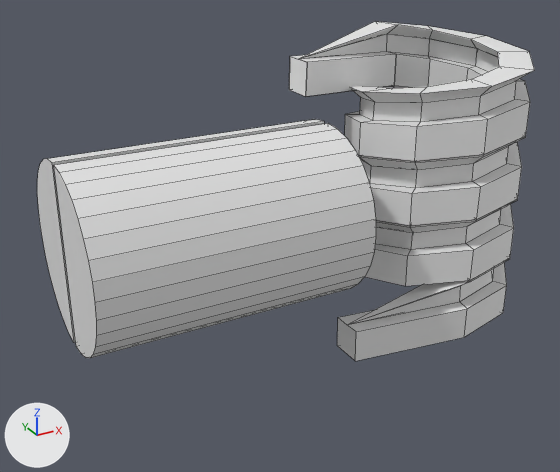
Two versions of the Blender file hand-tool/uncut spring.blend, one commit apart.
The view is the same before and after, from a 50 mm lens placed at (-142.4, -167.4, 119.8), pointed at (-49.6, 1.2, 35.4). Every picture has the same lights, and +X, +Y and +Z are marked at lower left. Mesh edges are drawn as thin lines.
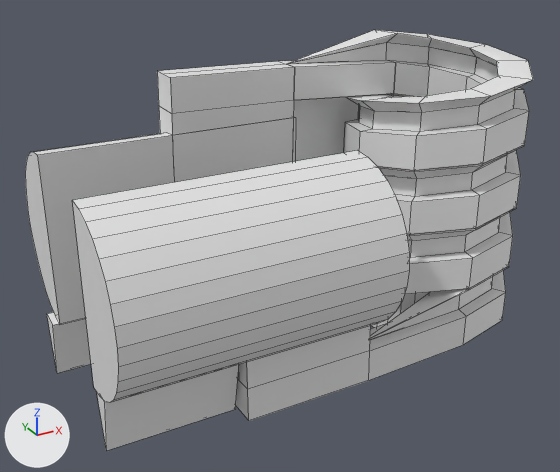
Edits to the bpy script that builds the scene:
```text
Change me_plane_001:
    used by ob_screw; location = (0.0, 0.0, 8.9); rotation_euler = (-0.00307, 0.0189, 0.698), in degrees (-0.2, 1.1, 40)
    remove me_plane_001.from_pydata(...)  # 408 vertices, 410 faces; spans x -39.8..24.3, y -25.4..38.2, z -7.0..76.9
    add me_plane_001.from_pydata(...)  # 444 vertices, 446 faces; spans x -71.8..24.3, y -25.4..66.7, z -7.7..76.9
    me_plane_001 part 1
    2 faces are deleted
    36 vertices in x -23.0..-17.1, y 31.0..38.0, z 61.0..70.3 move by (4.2, 5.0, 0.1)
    18 vertices in x -19.9..-17.0, y 34.6..38.2, z 61.1..70.2 move by (4.1, 5.0, 0.1)
    8 vertices in x -39.8..-33.8, y 9.7..16.8, z -7.0..2.3 move by (-4.2, -5.0, -0.1)
    8 vertices move from x -39.8..13.0, y 9.6..34.5, z -6.9..70.2 to x -43.9..13.0, y 4.6..39.4, z -7.0..70.3
    31 vertices are added at x -71.6..-12.8, y 4.7..66.7, z -7.7..70.8
    5 new vertices lie (-0.2, 0.3, 20.0) away from vertices in x -71.6..-38.1, y 4.7..34.9, z 1.5..2.2
    38 new faces join them
Add me_cylinder_004:
    me_cylinder_004.from_pydata(...)  # 140 vertices, 73 faces; spans x -1.0..1.0, y -1.0..1.0, z -1.0..1.0
Add me_cube_008:
    me_cube_008.from_pydata([(-1.0, -1.0, -1.0), (-1.0, -10.1, 1.0), (-1.0, 1.0, -1.0), (-1.0, 10.1, 1.0), (1.0, -1.0, -1.0), (1.0, -10.1, 1.0), (1.0, 1.0, -1.0), (1.0, 10.1, 1.0)], [], [(1, 3, 2, 0), (3, 7, 6, 2), (7, 5, 4, 6), (5, 1, 0, 4), (0, 2, 6, 4), (5, 7, 3, 1)])
Add me_cylinder_001_1:
    me_cylinder_001_1.from_pydata(...)  # 47 vertices, 26 faces; spans x -1.0..1.0, y -1.0..0.0, z -1.0..1.0
Change ob_cylinder:
    ob_cylinder.location: (-72.0, -1.0, 42.3) -> (-72.0, -14.7, 38.7)
Change ob_screw:
    ob_screw.location: (0.0, 0.0, 8.9) -> (0.0, 0.0, 6.5)
Remove ob_cylinder_001:
    ob_cylinder_001 = bpy.data.objects.new('Cylinder.001', me_cylinder_001)
    ob_cylinder_001.location = (-72.0, 1.0, 42.3)
    ob_cylinder_001.rotation_euler = (-3.142, -1.571, 0.0)  # degrees (-180, -90, 0)
    ob_cylinder_001.scale = (23.2, 23.2, 35.5)
Add ob_cylinder_000:
    ob_cylinder_000 = bpy.data.objects.new('Cylinder.000', me_cylinder_004)
    ob_cylinder_000.location = (0.0, 0.0, 9.9)
    ob_cylinder_000.scale = (19.6, 19.6, 9.59)
Add ob_cube_007:
    ob_cube_007 = bpy.data.objects.new('Cube.007', me_cube_008)
    ob_cube_007.location = (-90.3, -18.3, 7.7)
    ob_cube_007.scale = (16.7, -0.337, 7.75)
Add ob_grip_left:
    ob_grip_left = bpy.data.objects.new('grip left', me_cylinder_001_1)
    ob_grip_left.location = (-72.0, 16.0, 39.8)
    ob_grip_left.rotation_euler = (-3.142, -1.571, 0.0)  # degrees (-180, -90, 0)
    ob_grip_left.scale = (23.2, 23.2, 35.5)
Add ob_cube_006:
    ob_cube_006 = bpy.data.objects.new('Cube.006', me_cube_008.copy())
    ob_cube_006.location = (-72.0, 19.7, 8.4)
    ob_cube_006.scale = (37.1, -0.337, 8.36)
Add ob_cube_008:
    ob_cube_008 = bpy.data.objects.new('Cube.008', me_cube_002.copy())  # the mesh of ob_cube_003
    ob_cube_008.location = (-23.3, 23.3, 34.2)
    ob_cube_008.scale = (-13.1, 0.24, 34.2)
```

Where the change shows, as pixel boxes (x1, y1, x2, y2) in the pictures (560 x 472 px):
'Cylinder', moved
    before: (54, 123, 376, 358)
    after: (73, 150, 409, 403)
'screw', reshaped, moved (53% wider, 15% taller)
    before: (289, 21, 534, 361)
    after: (157, 30, 533, 421)
'grip left', added
    after: (25, 117, 296, 324)
'Cube.007', added
    after: (97, 365, 239, 450)
'Cylinder.001', deleted
    before: (37, 119, 324, 343)
'Cube.008', added
    after: (293, 97, 360, 161)
'Cube.006', added
    after: (47, 312, 91, 373)
'Cylinder.000', added
    after: (371, 292, 429, 327)
part 1 of me_plane_001, built on
    before: (289, 21, 470, 361)
    after: (157, 30, 469, 421)
